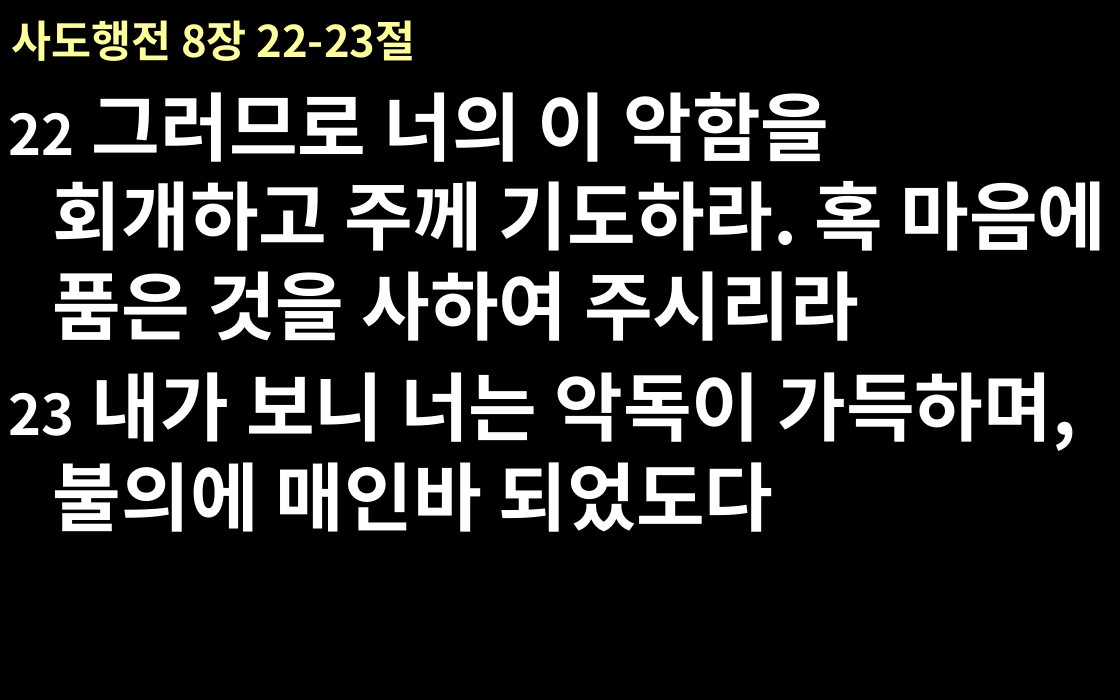
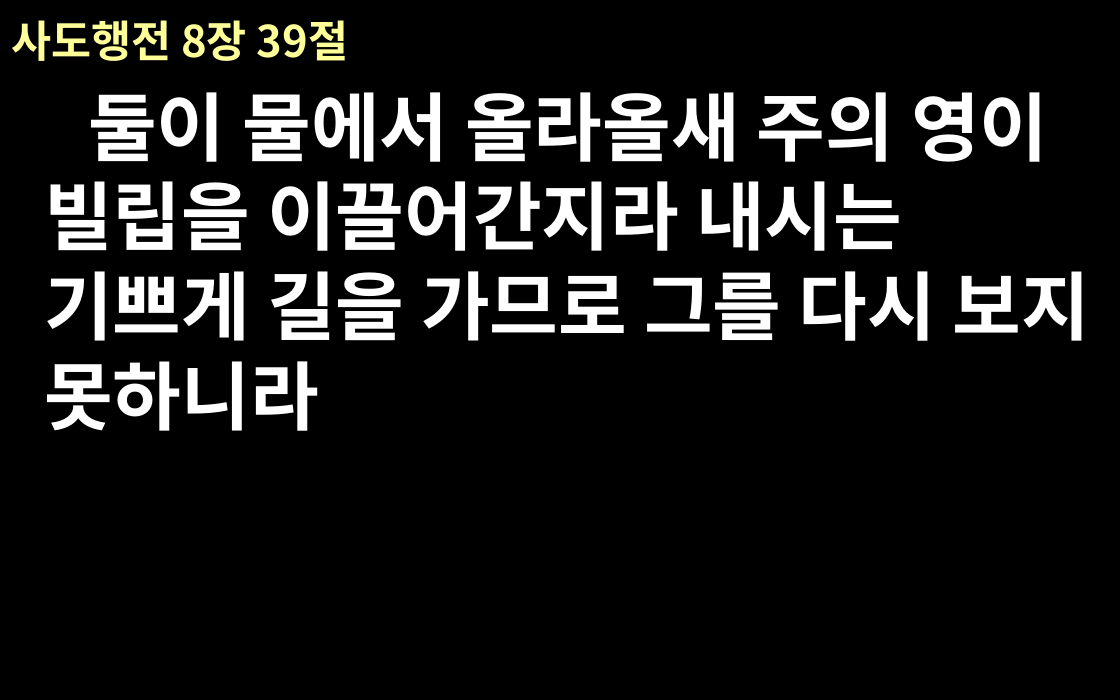
Before and after one commit to euskate/bible_ppt_class, a slide deck: slide 14 of new-file-name.pptx (slide 20 before the commit). Drawn at 1120x700 pixels with LibreOffice and Linux fonts; fonts in the diff are those of the drawing. Boxes give left, top, right and bottom in pixels: in the first picture for what was removed or moved away, otherwise in the second. Text is boxed around its words. In the diff, an @@ line names an element or a change of style, - is before the commit and + after.

```diff
--- a/new-file-name.pptx
+++ b/new-file-name.pptx
@@ title at (11, 20, 348, 61): text changed @@
-사도행전 8장 22-23절
+사도행전 8장 39절
@@ text at (44, 92, 1090, 431): text changed @@
-22 그러므로 너의 이 악함을 회개하고 주께 기도하라. 혹 마음에 품은 것을 사하여 주시리라
-23 내가 보니 너는 악독이 가득하며, 불의에 매인바 되었도다
+둘이 물에서 올라올새 주의 영이 빌립을 이끌어간지라 내시는 기쁘게 길을 가므로 그를 다시 보지 못하니라
```
Also in this commit, not shown: 18 other slides changed, 2 slides added, 1 slide removed, 3 other files.
